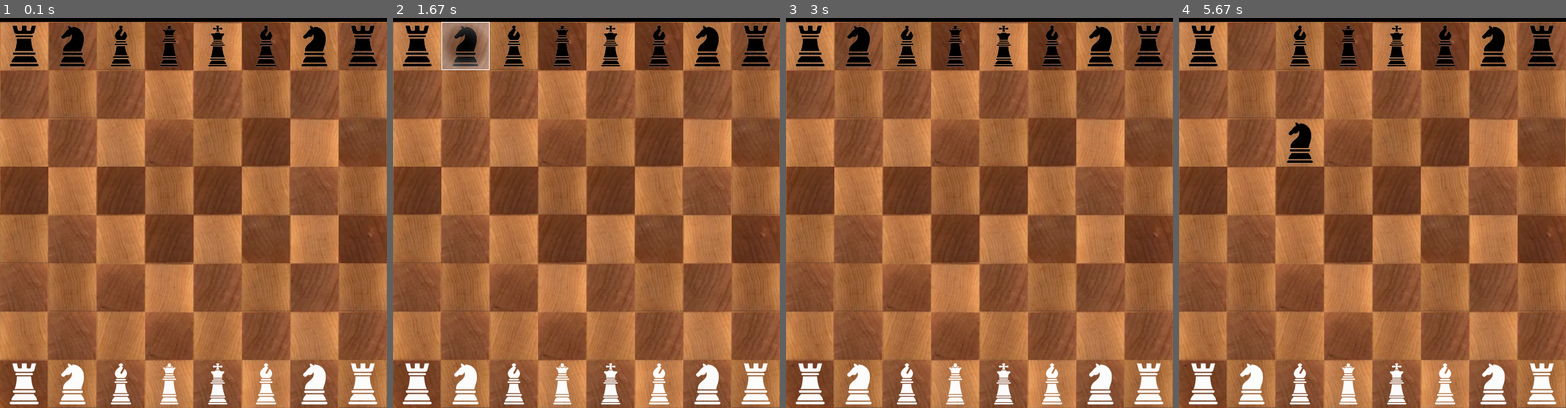
Above: before the commit, frames 1-4 (left to right).
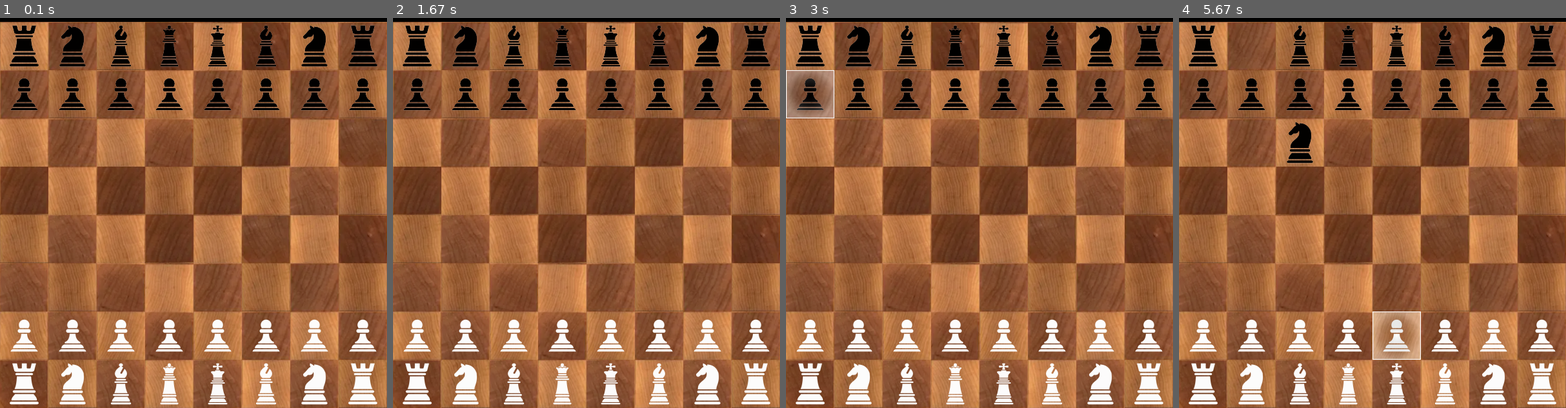
Above: after the commit, the same moments.

Repository: RoiJoleil/ChessSchoolProject
Game: pygame game, started from app.py
The game is run twice, just before and just after one commit, with the same random seed, the same clock (stepped at 60 frames per second) and the same inputs.
Inputs (mouse positions are in pixels of both pictures, inside the frame that each line leads up to):
- Up to frame 1 (0.1 s): no input
- Up to frame 2 (1.67 s): click (586, 197) at 0.38 s; click (725, 345) at 1.22 s; click (485, 45) at 1.55 s
- Up to frame 3 (3 s): click (1126, 357) at 2.22 s; click (917, 60) at 2.55 s; click (832, 107) at 2.88 s
- Up to frame 4 (5.67 s): click (1248, 146) at 3.22 s; click (1256, 57) at 3.55 s; click (1287, 127) at 3.88 s; click (1287, 166) at 4.22 s; click (1287, 123) at 4.55 s; click (1395, 314) at 5.38 s

The runs differ from the first frame. In frame 1, 4.1% of the frame differs, in the area x 2-98%, y 15-86%; in frame 2, 5.2%, in the area x 2-98%, y 0-86%; in frame 3, 5.1%; in frame 4, 5.1%.

Commit message:
En_passante and castling maybe

Diff:
--- a/src/chess/board.py
+++ b/src/chess/board.py
@@ -16,37 +16,15 @@
     def __init__(self, screen: pygame.Surface):
         self.screen = screen
 
-        self.white_king = None
-        self.black_king = None
         self._initialise_cells()
 
-        self.selected_cell = None
-        self.players_turn = None
+        self.selected_cell:cell.Cell = None
+        self.players_turn:bool = True
 
     def _initialise_cells(self):
         """Creates all the cells and rects upon first initialisation."""
         # Create Cells
-        for x in range(8):
-            for y in range(8):
-                pos = (x * cell.CELL_SIZE, y * cell.CELL_SIZE)
-                cell.create_cell(pos, x, y)
-
-        piece_row = pieces.get_piece_row()
-        pawn_row = pieces.get_pawn_row()
-        for x in range(8):
-            # get each Row which will contain pieces
-            cell_black_piece = cell.cells[(x, 0)]
-#            cell_black_pawn = cell.cells[(x, 1)]
-#            cell_white_pawn = cell.cells[(x, 6)]
-            cell_white_piece = cell.cells[(x, 7)]
-            # place pieces
-            cell_black_piece.set_piece(piece_row[x](cell=cell_black_piece, team=False))
-#            cell_black_pawn.set_piece(pawn_row[x](cell=cell_black_pawn, team=False))
-#            cell_white_pawn.set_piece(pawn_row[x](cell=cell_white_pawn, team=True))
-            cell_white_piece.set_piece(piece_row[x](cell=cell_white_piece, team=True))
-
-        self.white_king = self.get_cell(4,0).piece
-        self.black_king = self.get_cell(4,7).piece
+        cell.init_standard_board()
 
     def get_current_turn() -> bool:
         global current_turn
@@ -107,9 +85,10 @@
         """
         return cell.get_cell(x, y)
 
-    def select_cell(self, cell:cell.Cell):
+    def select_cell(self, selected:cell.Cell):
         """Selects a cell to do actions with. 'None' is also a valid argument."""
-        self.selected_cell = cell
+        self.selected_cell = selected
+
 
     def event(self, event: pygame.event.Event):
         """Handle Click Events from the user"""
@@ -132,6 +111,7 @@
                 elif clicked_cell.piece:
                     self.select_cell(clicked_cell)
                     cell.set_focus([self.selected_cell], "selected")
+                    cell.set_focus(clicked_cell.piece.get_valid_moves(), "prev")
 
 
     def draw(self):
--- a/src/chess/cell.py
+++ b/src/chess/cell.py
@@ -4,8 +4,7 @@
 from typing import TYPE_CHECKING, Dict, Optional, List
 from src.settings import CELL_SIZE
 
-if TYPE_CHECKING:
-    from src.chess.pieces import Piece
+from src.chess import pieces
 
 class En_Passante:
     def __init__(self):
@@ -35,6 +34,12 @@
         return f"{header}\n{positionalInfo}\n{otherInfo}\n"
 
 en_passante = En_Passante()
+white_king:pieces.King = None
+black_king:pieces.King = None
+kings = {
+    True  : white_king,
+    False : black_king
+}
 
 class Cell:
     def __init__(self, pos, grid_x, grid_y):
@@ -55,7 +60,7 @@
     def get_position(self) -> tuple:
         return (self.rect.x, self.rect.y)
 
-    def set_piece(self, piece: "Piece" = None):
+    def set_piece(self, piece: "pieces.Piece" = None):
         self.piece = piece
 
     def _set_styling(self):
@@ -80,10 +85,13 @@
 cells: Dict[tuple, Cell] = {} # {tuple: Cell}
 
 # API
-def create_cell(pos: tuple, grid_x: int, grid_y: int):
+def create_cell(pos: tuple, grid_x: int, grid_y: int, piece:"pieces.Piece" = None):
     cell = Cell(pos, grid_x, grid_y)
+    if piece:
+        cell.set_piece(piece)
+        cell.piece.cell = cell
     cells[cell.grid_pos] = cell
-
+    return cell
 def get_cell(x: int, y: int) -> Cell:
     global cells
     return cells.get((x, y), None)
@@ -96,6 +104,8 @@
     - prev
     - None
     """
+    if not cells:
+        return
     for cell in cells:
         if focus_type == "selected":
             cell.set_focus(pngHandler.get_pygame_image("selected-focus"))
@@ -111,6 +121,35 @@
     global cells
     cells.clear()
 
+def init_standard_board():
+    for x in range(8):
+        for y in range(8):
+            pos = (x * CELL_SIZE, y * CELL_SIZE)
+            # Pawn Rows
+            if y in [1,6]:
+                create_cell(pos, x, y, pieces.Pawn(None, team= bool(y // 4)))
+            # Nobility Row
+            elif y in [0,7]:
+                team = bool(y // 4)
+                # Rooks
+                if x in [0,7]:
+                    create_cell(pos, x, y, pieces.Rook(None, team= team))
+                # Knights
+                if x in [1,6]:
+                    create_cell(pos, x, y, pieces.Knight(None, team= team))
+                # Bishops
+                if x in [2,5]:
+                    create_cell(pos, x, y, pieces.Bishop(None, team= team))
+                # Queen
+                if x == 3:
+                    create_cell(pos, x, y, pieces.Queen(None, team= team))
+                # King
+                if x == 4:
+                    global kings
+                    kings[team] = create_cell(pos, x, y, pieces.King(None, team= team)).piece
+            else:
+                create_cell(pos, x, y)
+
 def draw(surface: pygame.Surface):
     global cells
     for cell in cells.values():
@@ -120,23 +159,11 @@
     """Move a piece from one cell to another."""
     to.piece = frm.piece
     to.piece.move(to.grid_pos[0], to.grid_pos[1])
-    frm.piece = None
+    if isinstance(to.piece, pieces.Rook):
+        global kings
+        kings[to.piece.team].remove_castling(frm.grid_pos)
     global en_passante
-    en_passante.reset()
-
-
-def is_occupied(cell: Cell = None, x: int = None, y: int = None) -> bool:
-    """
-    Returns a bool if the target cell is currently occupied.
-    Either a Cell, or the Grid Position of the cell can be given.
-
-    Args:
-        cell (class): The Target Cell.
-        x (int): X Grid Position
-        y (int): Y Grid Position
-    """
-    # Get the cell.Cell if x and y is given.
-    if x and y:
-        cell = get_cell(x, y)
-
-    return bool(cell.piece)
+    if en_passante.active > 1:
+        en_passante.reset()
+    elif en_passante.active == 1:
+        en_passante.active += 1
--- a/src/chess/pieces.py
+++ b/src/chess/pieces.py
@@ -25,6 +25,12 @@
         return 0
     return 1 if nmb > 0 else -1
 
+def out_of_bounds(pos:tuple[int,int]):
+    return (
+        pos[0] < 0 or pos[0] >= 8 or
+        pos[1] < 0 or pos[1] >= 8
+    )
+
 class Piece:
     def __init__(self, cell: "cell.Cell", team: bool):
         # Positional Information
@@ -34,23 +40,19 @@
         self.piece = None
 
         # Gameplay Information
-        self.rect = pygame.rect.Rect(self.cell.rect.x, self.cell.rect.y, PIECE_SIZE, PIECE_SIZE)
         self._set_styling()
 
     def _set_styling(self):
         raise NotImplementedError()
 
     def move(self, x: int, y: int):
+        self.cell.piece = None
         self.cell = cell.get_cell(x, y)
-        self.set_position(self.cell.rect.x, self.cell.rect.y)
-
-
-    def set_position(self, x: int, y: int):
-        self.rect.x = x
-        self.rect.y = y
+        self.cell.piece = self
+
 
     def draw(self, surface: pygame.Surface):
-        surface.blit(self.piece, (self.rect.x, self.rect.y))
+        surface.blit(self.piece, (self.cell.rect.x, self.cell.rect.y))
 
     def __repr__(self):
         header = f"[class '{self.__class__.__name__}' Information]"
@@ -65,9 +67,9 @@
             dest(tuple): destination position of the Piece
             pieceInHex(int): Value fo what is in the Cell, -1 is None, 0 is White 1 is Black
         """
-        raise NotImplementedError()
-
-    def is_valid_move(self, dest : "cell.Cell", ignore) -> bool:
+        raise not NotImplementedError
+
+    def is_valid_move(self, dest : "cell.Cell", ignore:"cell.Cell") -> bool:
         raise not NotImplementedError
 
     def get_valid_moves(self) -> List["cell.Cell"]:
@@ -83,20 +85,26 @@
         self.piece = pngHandler.get_pygame_image(name)
 
     def is_valid_position(self, curr:tuple, dest:tuple) -> bool:
+        if out_of_bounds(curr) or out_of_bounds(dest):
+            return False
         # if the piece is black the direction of the movement must be -1 ( 1 -2 * 1)
         # else when the piece white the direction of movement must be 1 ( 1 - 2 * 0)
         if dest[1] - curr[1] != (-1 if self.team else 1):
             return False
-        temp = cell.get_cell(dest[0], dest[1])
         # if the movement is vertical the Cell must be empty
-        if temp.piece == None:
-            return curr[0] == dest[0]
+        if curr[0] == dest[0]:
+            return cell.get_cell(dest[0], dest[1]).piece == None
         # if the movement is diagonal the Tile has to be occupied by the other team
         if abs(dest[0] - curr[0]) == 1:
             if cell.en_passante.active:
-                return cell.en_passante.team != self.team
+                if cell.en_passante.checkPos == dest:
+                    return cell.en_passante.team != self.team
             else:
-                return self.team != temp.piece.team
+                temp = cell.get_cell(dest[0], dest[1])
+                if temp.piece != None:
+                    return self.team != temp.piece.team
+                else:
+                    return False
         return False
 
     def is_valid_move(self, dest, ignore=None):
@@ -132,9 +140,16 @@
         if dest:
             if self.is_valid_position(self.cell.grid_pos, dest.grid_pos):
                 result.append(dest)
+        return result
+
     def move(self, x, y):
-        cell.en_passante.set((x, y), self.team)
+        if abs(y - self.cell.grid_pos[1]) == 2:
+            cell.en_passante.set((x, y), self.team)
+        elif cell.en_passante.checkPos == (x, y):
+            cell.get_cell(cell.en_passante.piecePos[0], cell.en_passante.piecePos[1]).piece = None
+            cell.en_passante.reset()
         super().move(x, y)
+
 class Rook(Piece):
     def __init__(self, cell: "cell.Cell", team: bool):
         super().__init__(cell, team)
@@ -145,9 +160,9 @@
         self.piece = pngHandler.get_pygame_image(name)
 
     def is_valid_position(self, curr, dest) -> bool:
+        if out_of_bounds(curr) or out_of_bounds(dest):
+            return False
         temp = cell.get_cell(dest[0], dest[1])
-        if not temp:
-            return False
         if temp.piece:
             if temp.piece.team == self.team:
                 return False
@@ -169,7 +184,7 @@
             temp = cell.get_cell(temp_x, temp_y)
             if temp is None:
                 return False
-            if temp.piece is not None:
+            if temp.piece is not None and temp != ignore:
                 return False
         return False
 
@@ -199,11 +214,13 @@
         self.piece = pngHandler.get_pygame_image(name)
 
     def is_valid_position(self, curr, dest) -> bool:
+        if out_of_bounds(curr) or out_of_bounds(dest):
+            return False
         temp = cell.get_cell(dest[0], dest[1])
         if temp.piece:
             if temp.piece.team == self.team:
                 return False
-        return pow(dest[0] - curr[0], 2) + pow(dest[1] - curr[1], 2) == 5
+        return (dest[0] - curr[0]) ** 2 + (dest[1] - curr[1]) ** 2 == 5
 
     def is_valid_move(self, dest, ignore=None):
         return self.is_valid_position(self.cell.grid_pos, dest.grid_pos)
@@ -212,15 +229,15 @@
         result = []
         for i in [-1, 1]:
             for j in [-2, 2]:
-                temp = cell.get_cell(self.cell.grid_pos[0] + i, self.cell.grid_pos[1] + j)
+                temp = (self.cell.grid_pos[0] + i, self.cell.grid_pos[1] + j)
                 if temp == None:
                     continue
-                if self.cell.piece.is_valid_position(self.cell.grid_pos, temp.grid_pos, temp.piece.identity if temp.piece else 0):
+                if self.cell.piece.is_valid_position(self.cell.grid_pos, temp):
                     result.append(temp)
-                temp = cell.get_cell(self.cell.grid_pos[0] + j, self.cell.grid_pos[1] + i)
+                temp = (self.cell.grid_pos[0] + j, self.cell.grid_pos[1] + i)
                 if temp == None:
                     continue
-                if self.is_valid_position(self.cell.grid_pos, temp.grid_pos, temp.piece.identity if temp.piece else 0):
+                if self.is_valid_position(self.cell.grid_pos, temp):
                     result.append(temp)
 
 class Bishop(Piece):
@@ -233,6 +250,8 @@
         self.piece = pngHandler.get_pygame_image(name)
 
     def is_valid_position(self, curr, dest) -> bool:
+        if out_of_bounds(curr) or out_of_bounds(dest):
+            return False
         temp = cell.get_cell(dest[0], dest[1])
         if temp.piece:
             if temp.piece.team == self.team:
@@ -255,7 +274,7 @@
             temp = cell.get_cell(temp_x, temp_y)
             if temp is None:
                 return False
-            if temp.piece is not None:
+            if temp.piece is not None and temp is not ignore:
                 return False
         return False
 
@@ -281,6 +300,8 @@
         self.piece = pngHandler.get_pygame_image(name)
 
     def is_valid_position(self, curr, dest) -> bool:
+        if out_of_bounds(curr) or out_of_bounds(dest):
+            return False
         temp = cell.get_cell(dest[0], dest[1])
         if temp.piece:
             if temp.piece.team == self.team:
@@ -289,7 +310,7 @@
             return False
         return (abs(dest[0] - curr[0]) == abs(dest[1] - curr[1])) and (abs(dest[0] - curr[0]) != 0) or bool(dest[0] - curr[0]) ^ bool(dest[1] - curr[1])
 
-    def is_valid_move(self, dest, ignore=None):
+    def is_valid_move(self, dest, ignore = None):
         if not self.is_valid_position(self.cell.grid_pos, dest.grid_pos):
             return False
         global sign_of_number
@@ -305,7 +326,7 @@
             temp = cell.get_cell(temp_x, temp_y)
             if temp is None:
                 return False
-            if temp.piece is not None and temp.piece != ignore.piece:
+            if temp.piece is not None and temp is not ignore:
                 return False
         return False
 
@@ -317,7 +338,7 @@
                     continue
                 temp = cell.get_cell(self.cell.grid_pos[0] + i,self.cell.grid_pos[1] + j)
                 while temp:
-                    if not self.is_valid_position(self.cell.grid_pos, temp.grid_pos, temp.piece.identity if temp.piece else 0):
+                    if not self.is_valid_position(self.cell.grid_pos, temp.grid_pos):
                         break
                     result.append(temp)
                     temp = cell.get_cell(self.cell.grid_pos[0] + i, self.cell.grid_pos[1] + j)
@@ -326,17 +347,15 @@
     def __init__(self, cell: "cell.Cell", team: bool):
         super().__init__(cell, team)
         self.identity = 6 + 8 * self.team
-        self.castling = {(2,0),(6,0)} if self.team else {(2,7),(6,7)}
+        self.castling = {(2,7),(6,7)} if self.team else {(2,0),(6,0)}
 
     def _set_styling(self):
         name = "white-king" if self.team else "black-king"
         self.piece = pngHandler.get_pygame_image(name)
 
-    def in_check(self, check:"cell.Cell" = None) -> bool:
-        if not check:
-            check = self.cell
+    def in_check(self, check:"cell.Cell") -> bool:
         for x in range(0, 8):
-            for y in range(0,8):
+            for y in range(0, 8):
                 threat = cell.get_cell(x, y)
                 if threat and threat.piece and threat.piece.team != self.team:
                     if (threat.piece.is_valid_move(check, self.cell)):
@@ -344,6 +363,8 @@
         return False
 
     def is_valid_position(self, curr, dest) -> bool:
+        if out_of_bounds(curr) or out_of_bounds(dest):
+            return False
         temp = cell.get_cell(dest[0], dest[1])
         if temp.piece:
             if temp.piece.team == self.team:
@@ -351,16 +372,17 @@
         return 0 < (curr[0] - dest[0]) ** 2 + (curr[1] - dest[1]) ** 2 <= 2
 
     def is_valid_move(self, dest, ignore=None):
-        if dest in self.castling:
-            if dest.grid_pos[1] - self.cell.grid_pos[1] == 2:
-
+        if self.is_castling(dest.grid_pos):
+            if abs(dest.grid_pos[0] - self.cell.grid_pos[0]) == 2:
                 x_mod = sign_of_number(dest.grid_pos[0] - self.cell.grid_pos[0])
                 y_mod = sign_of_number(dest.grid_pos[1] - self.cell.grid_pos[1])
+                mid_way = cell.get_cell(self.cell.grid_pos[0] + x_mod, self.cell.grid_pos[1] + y_mod)
                 if (
-                    self.is_valid_position(self.cell.grid_pos, (self.cell.grid_pos[0] + x_mod, self.cell.grid_pos[1] + y_mod)) and
-                    self.is_valid_position(self.cell.grid_pos, dest.grid_pos)
+                    mid_way.piece == None and
+                    dest.piece == None
                 ):
-                    return not (self.in_check(cell.get_cell) or self.in_check(dest))
+                    return not (self.in_check(cell.get_cell(self.cell.grid_pos[0], self.cell.grid_pos[0])) or self.in_check(dest))
+
         if self.is_valid_position(self.cell.grid_pos, dest.grid_pos):
             return not self.in_check(dest)
 
@@ -378,21 +400,61 @@
                 result.append(cell.get_cell(i[0], i[1]))
         return result
 
+    def is_castling(self, dest:tuple[int, int]) -> bool:
+        """ Checks rather or not if the move with the given poisition would result in castling"""
+        if self.castling == None:
+            return False
+        return dest in self.castling
+
     def castling_kingside(self):
         if self.team:
-            cell.move_piece(self.cell, cell.get_cell(6,7))
-            cell.move_piece(cell.get_cell(7, 7),cell.get_cell(5,7))
+            super().move(6,7)
+            cell.get_cell(7, 7).piece.move(5,7)
         else:
-            cell.move_piece(self.cell, cell.get_cell(6, 0))
-            cell.move_piece(cell.get_cell(7, 0),cell.get_cell(5, 0))
+            super().move(6, 0)
+            cell.get_cell(7, 0).piece.move(5, 0)
 
     def castling_queenside(self):
         if self.team:
-            cell.move_piece(self.cell, cell.get_cell(2,7))
-            cell.move_piece(cell.get_cell(0, 7),cell.get_cell(3,7))
+            super().move(2, 7)
+            cell.get_cell(0, 7).piece.move(3,7)
         else:
-            cell.move_piece(self.cell, cell.get_cell(2, 0))
-            cell.move_piece(cell.get_cell(0, 0),cell.get_cell(3, 0))
+            super().move(2, 0)
+            cell.get_cell(0, 0).piece.move(3, 0)
+
+    def remove_castling(self, toRemove:tuple[int, int] = None):
+        if self.castling == None:
+            return
+        elif toRemove == None:
+            self.castling = None
+            return
+        elif toRemove[0] == 0:
+            try:
+                self.castling.remove((2,toRemove[1]))
+            except:
+                pass
+        elif toRemove[0] == 7:
+            try:
+                self.castling.remove((6,toRemove[1]))
+            except:
+                pass
+
+    def move(self, x, y):
+        if self.is_castling((x, y)):
+            if x < self.cell.grid_pos[0]:
+                self.castling_queenside()
+            else:
+                self.castling_kingside()
+
+        else:
+            super().move(x, y)
+        self.remove_castling()
+
+
+#
+#   functions in the global space of pieces
+#
+# Get a Row full of Pawns
 def get_pawn_row() -> List[Piece]:
     """Return a list of pawns."""
     return [Pawn, Pawn, Pawn, Pawn, Pawn, Pawn, Pawn, Pawn]
